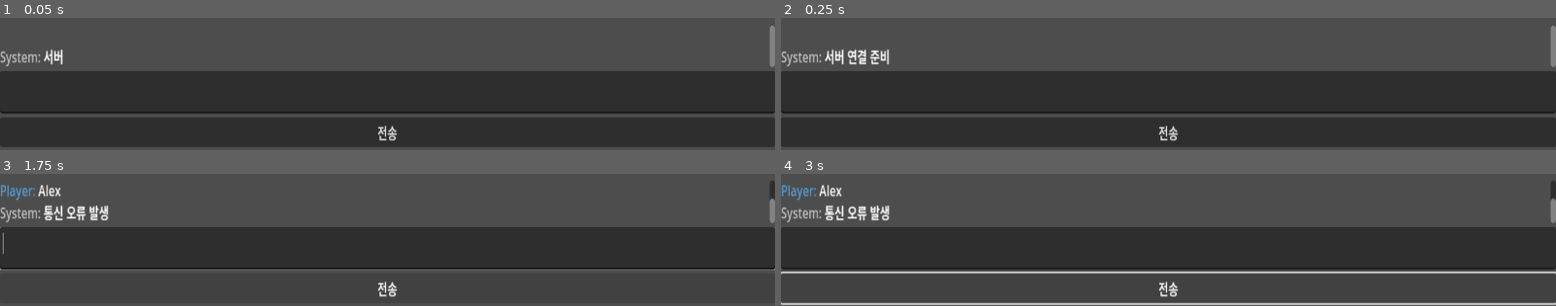
Above: before the commit, frames 1-4 (two rows, left to right).
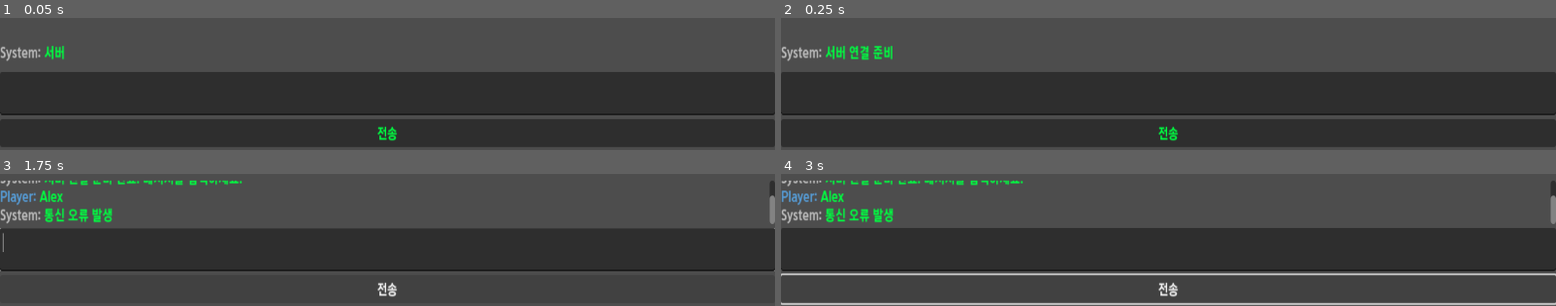
Above: after the commit, the same moments.

Repository: rorena15/llm_game
Game: Godot game, scene res://main.tscn
Same seed, same stepped clock (60 frames per second), same inputs: the game is played once before the commit and once after it.
Inputs (mouse positions are in pixels of both pictures, inside the frame that each line leads up to):
- Up to frame 1 (0.05 s): no input
- Up to frame 2 (0.25 s): no input
- Up to frame 3 (1.75 s): click (387, 247) at 0.52 s; type "Alex" at 0.6 s; click "전송" at 1.25 s
- Up to frame 4 (3 s): click "전송" at 2 s; click "전송" at 2.75 s

The runs differ from the first frame. In frame 1, 4.7% of the frame differs, in the area x 0-100%, y 5-94%; in frame 2, 5.3%; in frame 3, 4.6%; in frame 4, 7.5%, in the area x 0-100%, y 4-94%.

Commit message:
시나리오 모듈화 및 폰트 파일

Diff:
--- /dev/null
+++ b/godot_project/socialengineeer/Hacker_Theme.tres
@@ -0,0 +1,19 @@
+[gd_resource type="Theme" load_steps=3 format=3 uid="uid://dy3h3cpcwslrs"]
+
+[ext_resource type="FontFile" uid="uid://cludkx5y8fxgl" path="res://KoddiUDOnGothic-ExtraBold.ttf" id="1_3ulur"]
+
+[sub_resource type="StyleBoxFlat" id="StyleBoxFlat_4nn5l"]
+bg_color = Color(0.0509804, 0.0509804, 0.0509804, 1)
+border_width_left = 2
+border_width_top = 2
+border_width_right = 2
+border_width_bottom = 2
+border_color = Color(0.2, 1, 0.2, 1)
+
+[resource]
+default_font = ExtResource("1_3ulur")
+Button/colors/font_color = Color(0, 1, 0.254902, 1)
+Label/colors/font_color = Color(0, 1, 0.254902, 1)
+LineEdit/colors/font_color = Color(0, 1, 0.254902, 1)
+PanelContainer/styles/panel = SubResource("StyleBoxFlat_4nn5l")
+RichTextLabel/colors/default_color = Color(0, 1, 0.254902, 1)
--- a/godot_project/socialengineeer/app_board.tscn
+++ b/godot_project/socialengineeer/app_board.tscn
@@ -30,9 +30,9 @@
 anchor_top = 1.0
 anchor_bottom = 1.0
 offset_left = 18.0
-offset_top = -154.0
-offset_right = 159.0
-offset_bottom = -76.0
+offset_top = -76.0
+offset_right = 170.0
+offset_bottom = 2.0
 grow_vertical = 0
 mouse_filter = 1
 position_offset = Vector2(18, 21)
@@ -56,7 +56,7 @@
 layout_mode = 0
 offset_left = 920.0
 offset_top = 27.0
-offset_right = 1091.0
+offset_right = 1168.0
 offset_bottom = 105.0
 mouse_filter = 1
 position_offset = Vector2(920, 27)
--- a/godot_project/socialengineeer/desktop.tscn
+++ b/godot_project/socialengineeer/desktop.tscn
@@ -23,9 +23,9 @@
 [node name="App_Board" parent="." instance=ExtResource("1_vpvrq")]
 layout_mode = 0
 offset_left = 11.0
-offset_top = 214.0
+offset_top = 225.0
 offset_right = 1149.0
-offset_bottom = 373.0
+offset_bottom = 384.0
 
 [node name="App_Messenger" parent="." instance=ExtResource("2_emugc")]
 layout_mode = 0
--- a/godot_project/socialengineeer/project.godot
+++ b/godot_project/socialengineeer/project.godot
@@ -18,3 +18,8 @@
 [autoload]
 
 Global="*res://Global.gd"
+
+[gui]
+
+theme/custom="res://Hacker_Theme.tres"
+theme/custom_font="res://KoddiUDOnGothic-Regular.ttf"
--- a/godot_project/socialengineeer/windowBase.tscn
+++ b/godot_project/socialengineeer/windowBase.tscn
@@ -1,6 +1,7 @@
-[gd_scene load_steps=2 format=3 uid="uid://c0ngimr0turuu"]
+[gd_scene load_steps=3 format=3 uid="uid://c0ngimr0turuu"]
 
 [ext_resource type="Script" path="res://windowBase.gd" id="1_cnube"]
+[ext_resource type="Theme" uid="uid://dy3h3cpcwslrs" path="res://Hacker_Theme.tres" id="2_sc5ha"]
 
 [node name="WindowBase" type="PanelContainer"]
 offset_right = 1154.0
@@ -33,3 +34,4 @@
 [node name="ContentArea" type="MarginContainer" parent="Layout"]
 layout_mode = 2
 size_flags_vertical = 3
+theme = ExtResource("2_sc5ha")
Binary file added: godot_project/socialengineeer/KoddiUDOnGothic-ExtraBold.ttf
Not shown, added: godot_project/socialengineeer/KoddiUDOnGothic-ExtraBold.ttf.import
Not shown, added: TTF 파일/KoddiUDOnGothic-Bold.ttf
Not shown, added: TTF 파일/KoddiUDOnGothic-ExtraBold.ttf
Not shown, added: TTF 파일/KoddiUDOnGothic-Regular.ttf
Not shown, changed: memory_db/chroma.sqlite3
Not shown, added: senario.py
